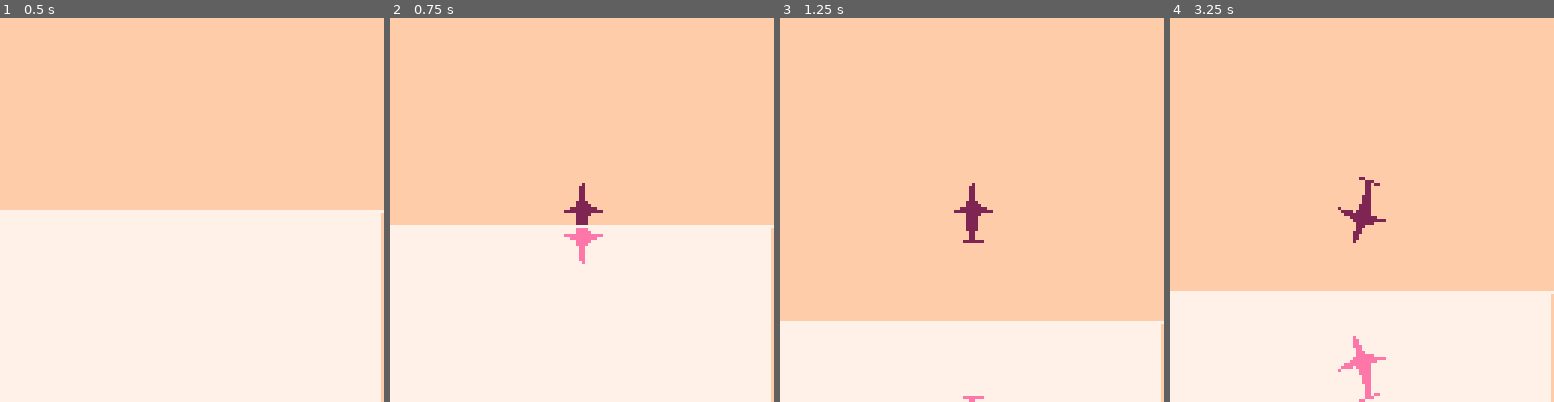
Above: before the commit, frames 1-4 (left to right).
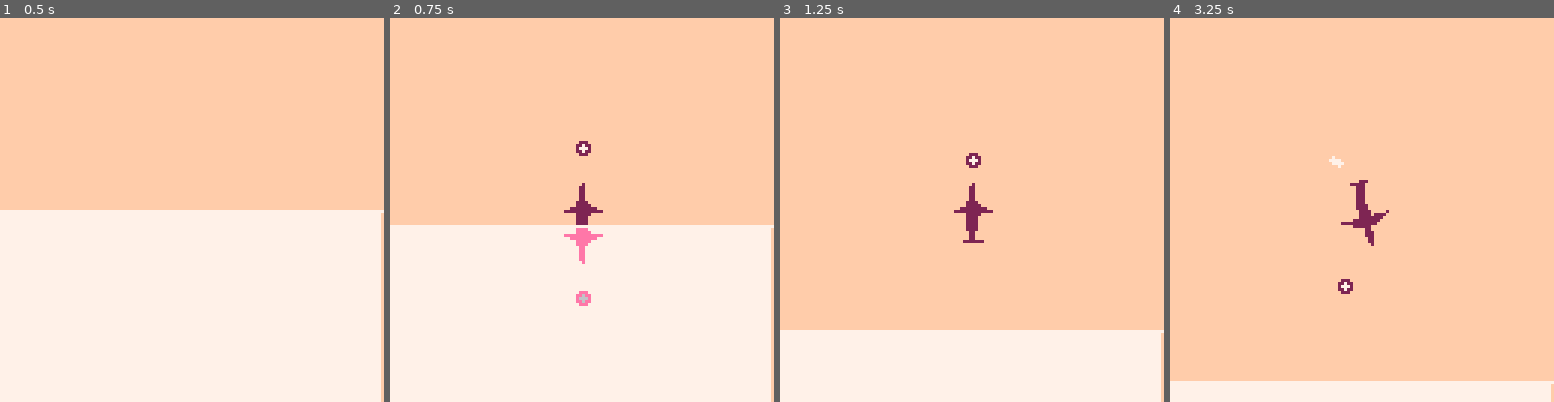
Above: after the commit, the same moments.

Repository: RobertCurry0216/pico-8
Game: PICO-8 cartridge games/picorausers/picorausers.p8
Two runs of this game, one before a commit and one after it. Both use one fixed random seed, a clock stepped at 60 frames per second and the inputs below.
Inputs:
- Up to frame 1 (0.5 s): tap X (X key) at 0.33 s
- Up to frame 2 (0.75 s): tap O (Z key) at 0.7 s
- Up to frame 3 (1.25 s): tap X (X key) at 1.07 s
- Up to frame 4 (3.25 s): hold Right 1.6-2.1 s; tap O (Z key) every 0.4 s from 1.7 to 2.9 s; tap X (X key) at 1.85, 2.97 s; hold Up 2.15-2.42 s; hold Right 2.47-3.03 s; hold Left from 3.08 s (still down)

Frame 1 is identical in both runs. In frame 2, 0.3% of the frame differs, in the area x 48-53%, y 32-75%; in frame 3, 2.5%; in frame 4, 24%, in the area x 0-100%, y 35-100%.

Commit message:
more stuff

Diff:
--- a/games/picorausers/main.lua
+++ b/games/picorausers/main.lua
@@ -11,7 +11,8 @@
   }
 
   inputs.dx = tonum(inputs.right) - tonum(inputs.left)
-  inputs.shoot = inputs.down
+  inputs.thrust = inputs.up or inputs.o
+  inputs.shoot = inputs.x
 end
 
 function _init()
--- a/games/picorausers/player/state_fall.lua
+++ b/games/picorausers/player/state_fall.lua
@@ -5,7 +5,7 @@
   self.super:update(p)
   p.momentum.y += 0.05
   p.momentum:limit(2)
-  if inputs.up then
+  if inputs.thrust then
     p.sm:goto_state("thrust", p)
   end
 end
--- a/games/picorausers/player/state_thrust.lua
+++ b/games/picorausers/player/state_thrust.lua
@@ -3,7 +3,7 @@
 
 function state_thrust:update(p)
   self.super:update(p)
-  if not inputs.up then p.sm:goto_state("fall", p) end
+  if not inputs.thrust then p.sm:goto_state("fall", p) end
 
   p.momentum += p.heading*0.3
   p.momentum:limit(4)
--- a/games/picorausers/player/state_water.lua
+++ b/games/picorausers/player/state_water.lua
@@ -12,7 +12,7 @@
     p.heading:rotate((h-1)*0.1)
   end
 
-  p.momentum += p.heading*(0.3 + tonum(inputs.up)*0.2)
+  p.momentum += p.heading*(0.3 + tonum(inputs.thrust)*0.2)
 
   if p.pos.y <= water_line then
     p.sm:goto_state("thrust", p)
